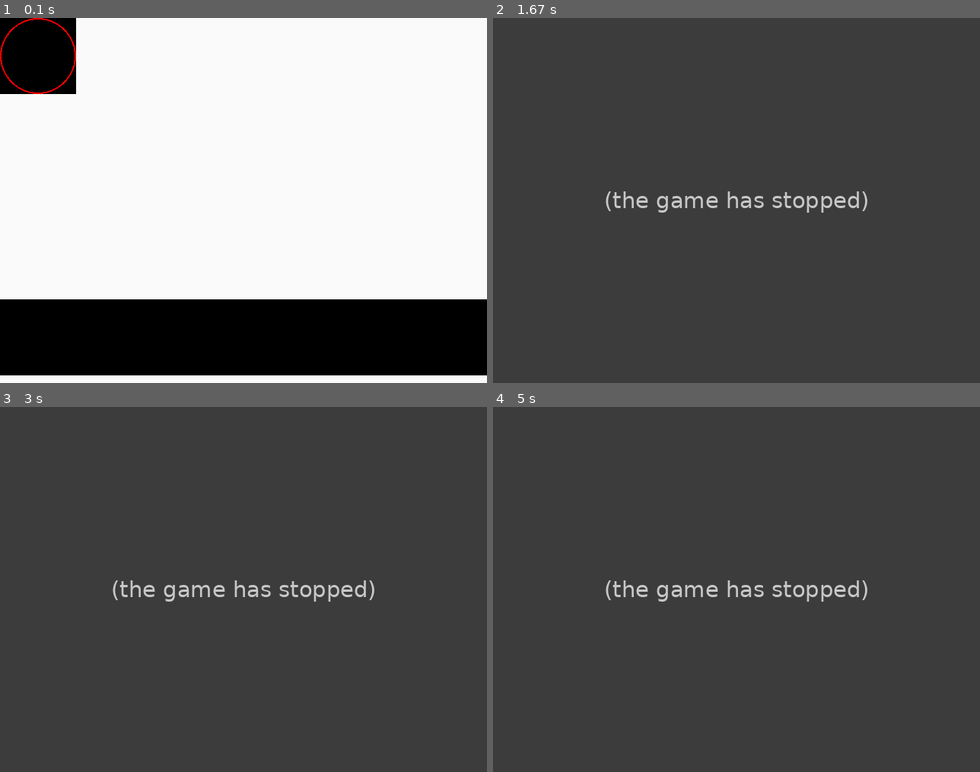
Above: before the commit, frames 1-4 (two rows, left to right).
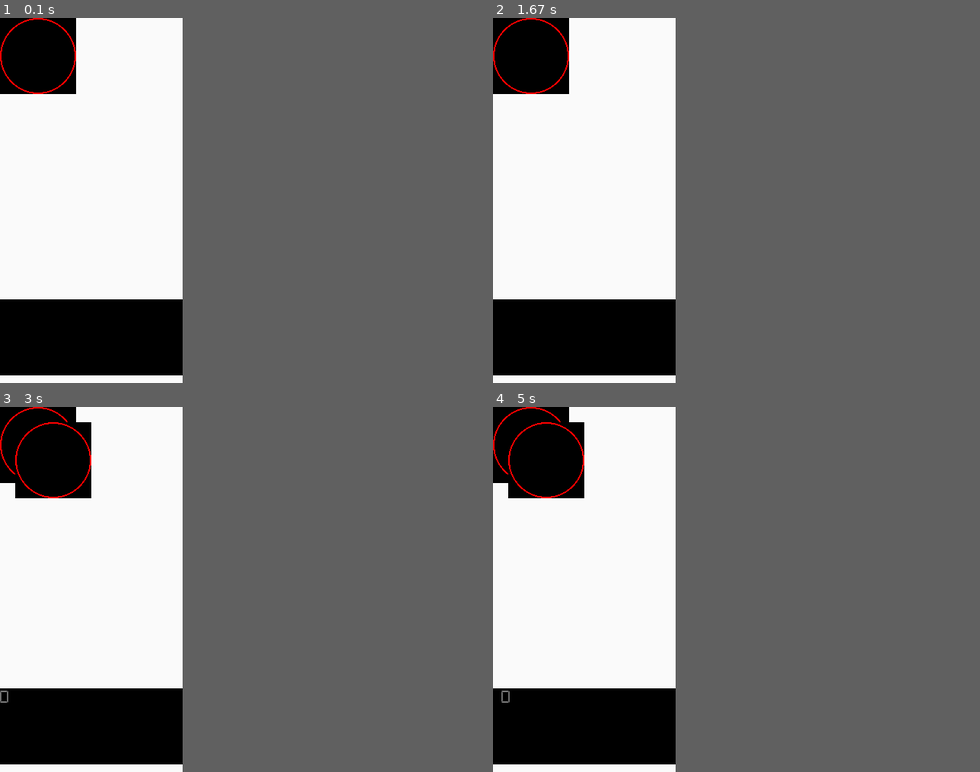
Above: after the commit, the same moments.

Repository: caramellaio/PygameExperiments
Game: pygame game, started from test.py
Same seed, same stepped clock (60 frames per second), same inputs: the game is played once before the commit and once after it.
Inputs (mouse positions are in pixels of both pictures, inside the frame that each line leads up to):
- Up to frame 1 (0.1 s): no input
- Up to frame 2 (1.67 s): tap Enter at 0.33 s; hold Backspace 0.67-1.13 s; hold Right 0.67-1.13 s; tap  at 1.17 s; press the mouse at (531, 54) at 1.53 s; move the mouse to (522, 69) at 1.63 s
- Up to frame 3 (3 s): release the mouse at (24, 472) at 1.77 s; tap Enter at 1.83 s
- Up to frame 4 (5 s): hold Backspace 3.17-3.7 s; hold Left 3.17-3.7 s; tap Space at 4.8 s
In our replay, the window is 640x480 before the commit and 240x480 after it. These sizes can differ from the game's own. Grey fills any space a smaller window leaves; there, only what the larger window draws over its background counts as a difference.

The runs differ from the first frame. In frame 1, 13% of the frame differs, in the area x 37-100%, y 77-98%; in frame 2, 38%, in the area x 0-77%, y 0-100%; in frame 3, 38%; in frame 4, 38%.
Error before the commit: AttributeError: 'CmdBar' object has no attribute 'get_event' (test.py line 40); the game stopped at 0.33 s (later frames are placeholders)

Commit message:
added keyhandler class (with some bugs)

Diff:
--- /dev/null
+++ b/keyboard.py
@@ -0,0 +1,35 @@
+import pygame
+
+class KeyHandler():
+
+    def __init__(self):
+        self.special_keys = []
+        #self.message_event = message_event
+        self.text = ""
+        self.shift = False
+        self.cursor_pos = -1
+
+    def handle_key_up(self,event):
+        pass
+
+    def handle_key_down(self,event):
+        if event.key in self.special_keys:
+            self._on_special_code(event)
+        elif event.key == pygame.K_BACKSPACE:
+            self.text = self.text[:self.cursor_pos] + self.text[self.cursor_pos+1:]
+            self.cursor_pos-=1
+        elif event.key == pygame.K_RIGHT:
+            self.cursor_pos = min(self.cursor_pos+1,len(self.text))
+        elif event.key == pygame.K_LEFT:
+            self.cursor_pos = max(0,self.cursor_pos-1)
+        elif event.key == pygame.KMOD_LSHIFT or event.key ==pygame.KMOD_RSHIFT:
+            self.shift = True
+        else:
+            print(":")
+            self.text = self.text[:self.cursor_pos] + chr(event.key) + self.text[self.cursor_pos:]
+            self.cursor_pos+=1
+            print(chr(event.key))
+
+    def _on_special_code(self,event):
+        print("log therapy")
+        #self.message_event.put_msg(event) # I'll probably change this...add_event(event
--- a/test.py
+++ b/test.py
@@ -3,12 +3,13 @@
 import random
 from button import Button
 from bar import CmdBar
+from keyboard import KeyHandler
 #temp
 oldkey = None
 
 def main():
     pygame.init()
-    screen = pygame.display.set_mode((640,480))
+    screen = pygame.display.set_mode((240,480))
     pygame.display.set_caption("Basic Pygame Program")
     pygame.font.init()
     background = pygame.Surface(screen.get_size())
@@ -17,7 +18,7 @@
 
     font = pygame.font.Font(None,36)
 
-
+    k_hand = KeyHandler()
     #group stuff
     Button.groups = pygame.sprite.Group()
 
@@ -28,7 +29,6 @@
     screen.blit(background,(0,0))
     pygame.display.flip()
     random.seed(4324)
-    print(Button.groups)
     while 1:
         for event in pygame.event.get():
             if event.type == QUIT:
@@ -37,11 +37,11 @@
                 onmousepressed([b],pygame.MOUSEBUTTONUP)
 
             if event.type == pygame.KEYDOWN:
-                kkk.get_event(event)
-                input_test(event)
-                #kkk.append_text(chr(event.key))
-                #kkk.get_keyboard_event(pygame.key.get_pressed())
-            #onmousepressed([text])
+                k_hand.handle_key_down(event)
+                kkk.draw(k_hand.text,k_hand.cursor_pos)
+
+            if event.type == pygame.KEYUP:
+                k_hand.handle_key_up(event)
             #background.blit(text,textpos)
             #screen.blit(background,(random.randint(0,1000),random.randint(0,1000)))
             #text = font.render("sieg heil",1,(10,10,10))
@@ -68,4 +68,5 @@
 
 def input_test(event):
     print(event.key)
+
 if __name__ == '__main__':main()
